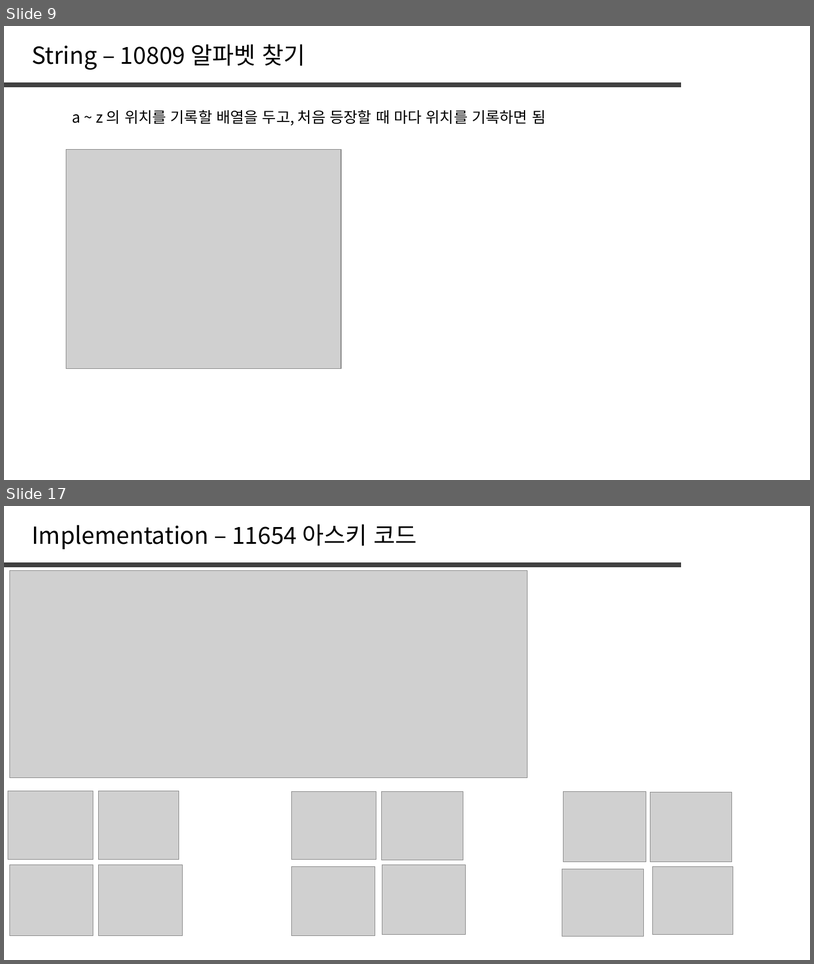
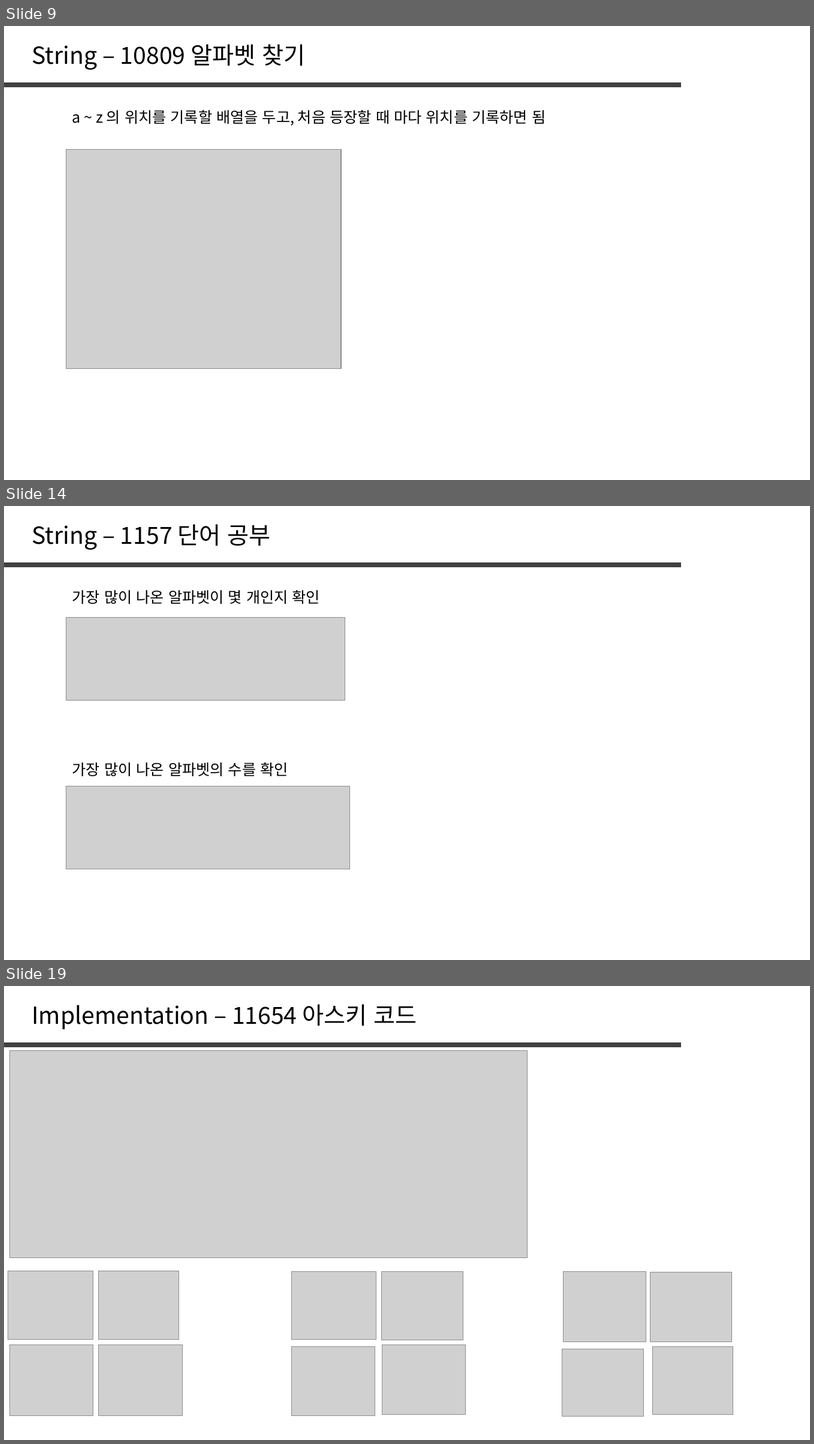
Before and after one commit to jaehoo1/PS-study, a slide deck: study/2_String.pptx. Shown one above the other, each under a label of ours: slides 9 and 17 before the commit, slides 9, 14 and 19 after it; the slides between them are not shown. The pictures are 814x964 and 814x1444 pixels, drawn with LibreOffice and Linux fonts; fonts in the diff are those of the drawing; grey boxes stand for pictures. Boxes give left, top, right and bottom in pixels: in the first picture for what was removed or moved away, otherwise in the second. Text is boxed around its words. In the diff, an @@ line names an element or a change of style, - is before the commit and + after.

```diff
--- a/study/2_String.pptx
+++ b/study/2_String.pptx
@@ slide 14 added at <box>4,506,810,960</box>, background #FFFFFF @@
@@ text added at <box>32,524,271,550</box>, 28 pt, text #000000 @@
+String – 1157 단어 공부
@@ line added from (4, 565) to (681, 565), #404040 6 pt @@
@@ text added at <box>72,590,320,604</box>, 18 pt, text #000000 @@
+가장 많이 나온 알파벳이 몇 개인지 확인
@@ picture added at <box>66,618,345,700</box> @@
@@ text added at <box>72,762,288,776</box>, 18 pt, text #000000 @@
+가장 많이 나온 알파벳의 수를 확인
@@ picture added at <box>66,786,350,869</box> @@
@@ what was slide 17 is now slide 19 @@
```
Also in this commit, not shown: 1 slide changed, 8 other slides added, 7 slides removed.
